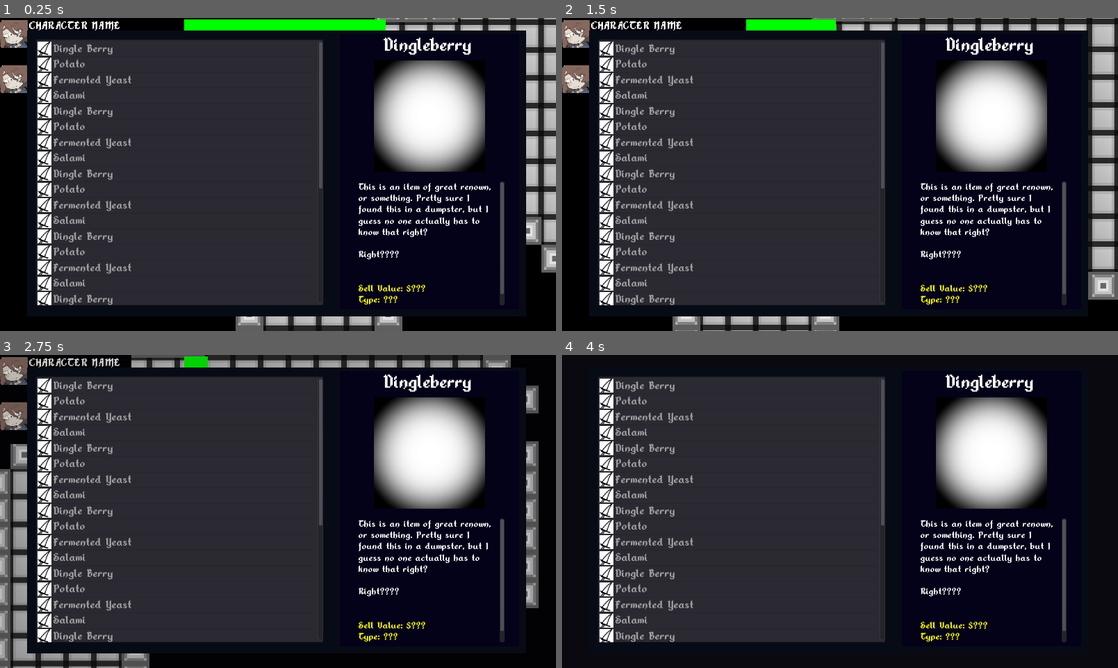
Above: before the commit, frames 1-4 (two rows, left to right).
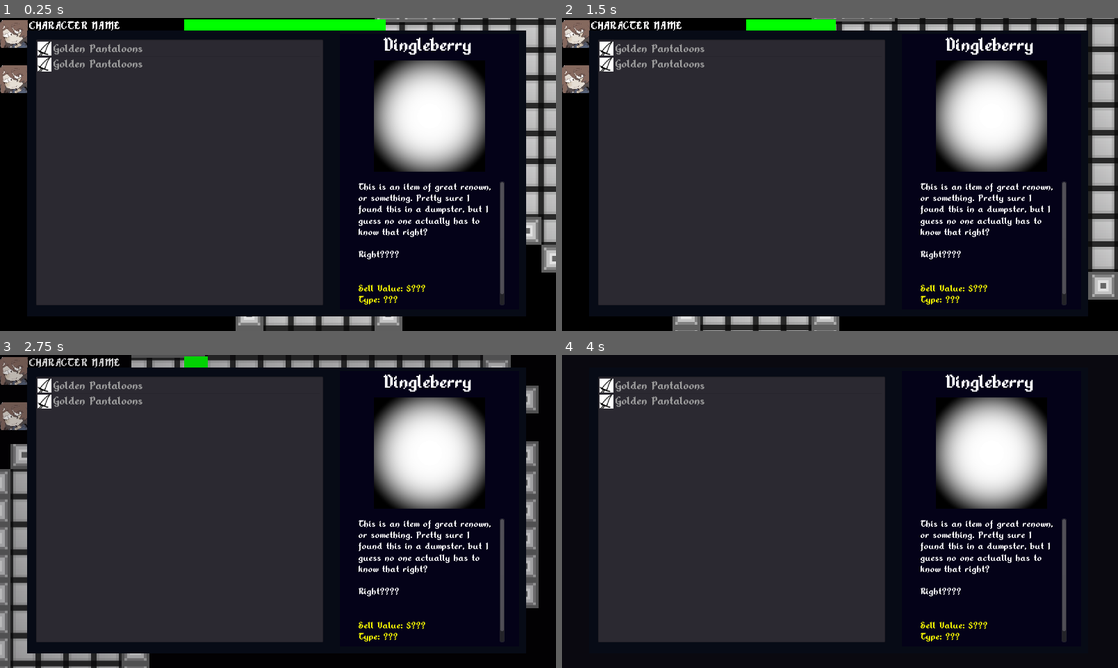
Above: after the commit, the same moments.

Repository: Xpost2000/G.G.D.C.-Team-Project
Game: Godot game, scene res://main_scene/MainGameScreen.tscn
The game is run twice, just before and just after one commit, with the same random seed, the same clock (stepped at 60 frames per second) and the same inputs.
Inputs:
- Up to frame 1 (0.25 s): no input
- Up to frame 2 (1.5 s): tap Enter at 0.5 s; hold Right (ui_right) 0.53-1.28 s; hold Shift (game_sprinting_action) 0.53-1.28 s; hold Down (ui_down) from 1.28 s (still down); tap Shift (game_sprinting_action) at 1.35 s
- Up to frame 3 (2.75 s): release Down (ui_down) at 2.03 s; hold Right (ui_right) from 2.03 s (still down); hold Shift (game_sprinting_action) from 2.03 s (still down)
- Up to frame 4 (4 s): release Right (ui_right) at 2.78 s; release Shift (game_sprinting_action) at 2.78 s; hold Up (ui_up) 2.78-3.53 s; tap Shift (game_sprinting_action) at 2.85 s; hold Left (ui_left) from 3.53 s (still down); hold Shift (game_sprinting_action) from 3.53 s (still down)

The runs differ from the first frame. In frame 1, 3.9% of the frame differs, in the area x 6-58%, y 7-92%; in frame 2, 3.9%; in frame 3, 3.9%; in frame 4, 3.9%.

Commit message:
Scrappy but pluggable Inventory system.
I've at the minimum defined the minimal data to retain something that we
can consider an item. More complicated handling requires more work on
every other system, but making changes should be reasonably
uncomplicated once we flesh out entities more.

Diff:
--- /dev/null
+++ b/game/ItemDatabase.gd
@@ -0,0 +1,31 @@
+extends Node;
+enum {ITEM_TYPE_MISC, ITEM_TYPE_CONSUMABLE, ITEM_TYPE_WEAPON, ITEM_TYPE_ARMOR};
+
+class Item:
+	func _init(type, name, description, inventory_icon_path, inventory_preview_image_path, sell_value):
+		self.type = type;
+		self.name = name;
+		self.description = description;
+		self.inventory_icon = load("res://" + inventory_icon_path);
+		self.inventory_preview_image = load("res://" + inventory_preview_image_path);
+		self.sell_value = sell_value;
+
+	var name: String;
+	var description: String;
+	var inventory_icon: Texture;
+	var inventory_preview_image: Texture;
+	var sell_value: int;
+	var type: int;
+
+var items_dictionary = {};
+
+func _ready():
+	items_dictionary["test_item"] = Item.new(ITEM_TYPE_MISC,
+											"Golden Pantaloons",
+											"Obligatory BG2:SOA reference",
+											"images/inventory-icons/dumpy_sword.png",
+											"images/inventory-icons/previews/preview_golden_pantaloons.png",
+											5000);
+
+func get_item(name):
+	return items_dictionary[name];
--- a/project.godot
+++ b/project.godot
@@ -21,6 +21,10 @@
 boot_splash/image="res://boot/bootscreen.png"
 boot_splash/use_filter=false
 config/icon="res://icon.png"
+
+[autoload]
+
+ItemDatabase="*res://game/ItemDatabase.gd"
 
 [display]
 
--- a/ui/Inventory.gd
+++ b/ui/Inventory.gd
@@ -1,11 +1,18 @@
 extends ColorRect
 
 onready var inventory_item_list = $InventoryItemList;
-
 onready var item_preview_widget = $ItemPreview;
 
-func update_based_on_entity(thing):
-	.please_error_out_because_this_isnt_done_yet();
+var currently_observing_inventory = null;
+
+func update_based_on_entity(thing_inventory):
+	 # for now I'm assuming these are arrays
+	inventory_item_list.clear();
+	currently_observing_inventory = thing_inventory;
+	for inventory_item_name in thing_inventory:
+		 var item_info = ItemDatabase.get_item(inventory_item_name);
+		 inventory_item_list.add_item(item_info.name,
+									  item_info.inventory_icon);
 
 func _ready():
 	pass
@@ -18,5 +25,5 @@
 	item_preview_widget.set_information("Nothing!", "Can you believe that? Nothing at all!", null);
 
 func _on_InventoryItemList_item_selected(index):
-	var item_name = inventory_item_list.get_item_text(index);
-	item_preview_widget.set_preview_name(item_name);
+	var inventory_item_entry_information = currently_observing_inventory[index];
+	item_preview_widget.set_information_based_on_item(inventory_item_entry_information);
--- /dev/null
+++ b/ui/InventoryUI.gd
@@ -0,0 +1,5 @@
+extends Control
+
+func update_based_on_entity(thing):
+	$Inventory.update_based_on_entity(thing);
+	pass;
--- a/ui/ItemPreview.gd
+++ b/ui/ItemPreview.gd
@@ -21,3 +21,8 @@
 	set_preview_name(name);
 	set_preview_sprite(preview_texture);
 	set_preview_description(description);
+
+func set_information_based_on_item(item_name):
+	set_information(ItemDatabase.get_item(item_name).name,
+					ItemDatabase.get_item(item_name).description,
+					ItemDatabase.get_item(item_name).inventory_preview_image);
--- a/ui/UILayer.gd
+++ b/ui/UILayer.gd
@@ -7,10 +7,14 @@
 onready var inventory_ui = $InventoryUI;
 
 var test_names = ["Dingle Berry", "Potato", "Fermented Yeast", "Salami"];
+var test_inventory = ["test_item", "test_item"];
 func _ready():
 	inventory_ui.get_node("Inventory/InventoryItemList").fixed_icon_size = Vector2(32,32);
-	for i in range(0, 30):
-		inventory_ui.get_node("Inventory/InventoryItemList").add_item(test_names[i % 4], load("res://images/inventory-icons/dumpy_sword.png"));
+	inventory_ui.update_based_on_entity(test_inventory);
+#   for inventory_item_name in test_inventory:
+#       var item_info = ItemDatabase.get_item(inventory_item_name);
+#   	inventory_ui.get_node("Inventory/InventoryItemList").add_item(item_info.name,
+#                                                                     item_info.inventory_icon_path);
 
 func _on_PlayerCharacter_report_sprinting_information(stamina_percent, can_sprint, _trying_to_sprint):
 	if can_sprint:
--- a/ui/UILayer.tscn
+++ b/ui/UILayer.tscn
@@ -8,6 +8,7 @@
 [ext_resource path="res://images/light_blob.png" type="Texture" id=6]
 [ext_resource path="res://ui/Inventory.gd" type="Script" id=7]
 [ext_resource path="res://ui/ItemPreview.gd" type="Script" id=8]
+[ext_resource path="res://ui/InventoryUI.gd" type="Script" id=9]
 
 [sub_resource type="DynamicFont" id=1]
 size = 30
@@ -144,6 +145,7 @@
 margin_top = 29.0
 margin_right = 103.0
 margin_bottom = 69.0
+script = ExtResource( 9 )
 __meta__ = {
 "_edit_use_anchors_": false
 }
Binary file added: images/inventory-icons/previews/preview_golden_pantaloons.png
Not shown, added: images/inventory-icons/previews/preview_golden_pantaloons.png.import
Not shown: 1 places in ui/UILayer.tscn that only renumber resources
